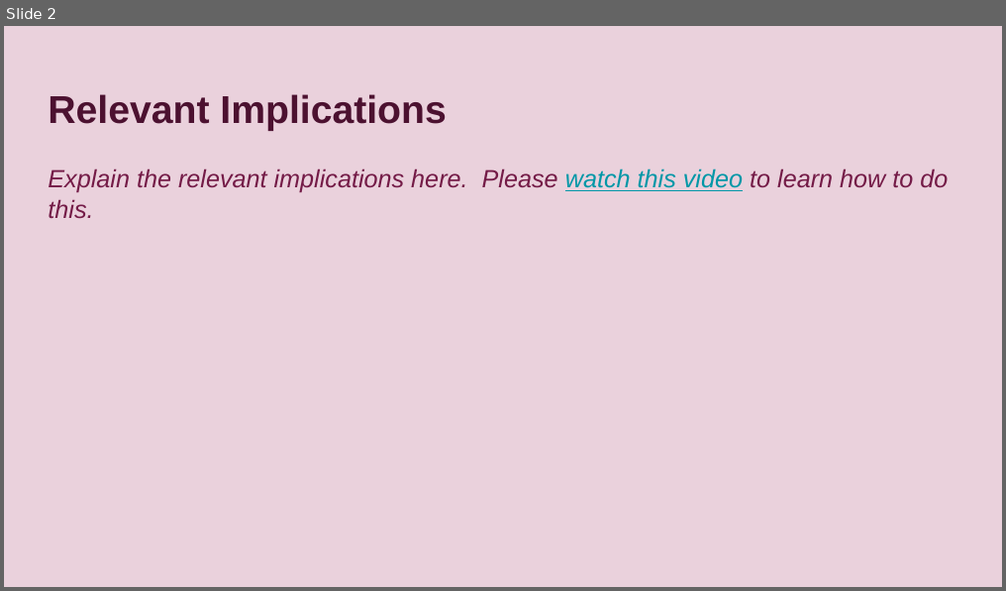
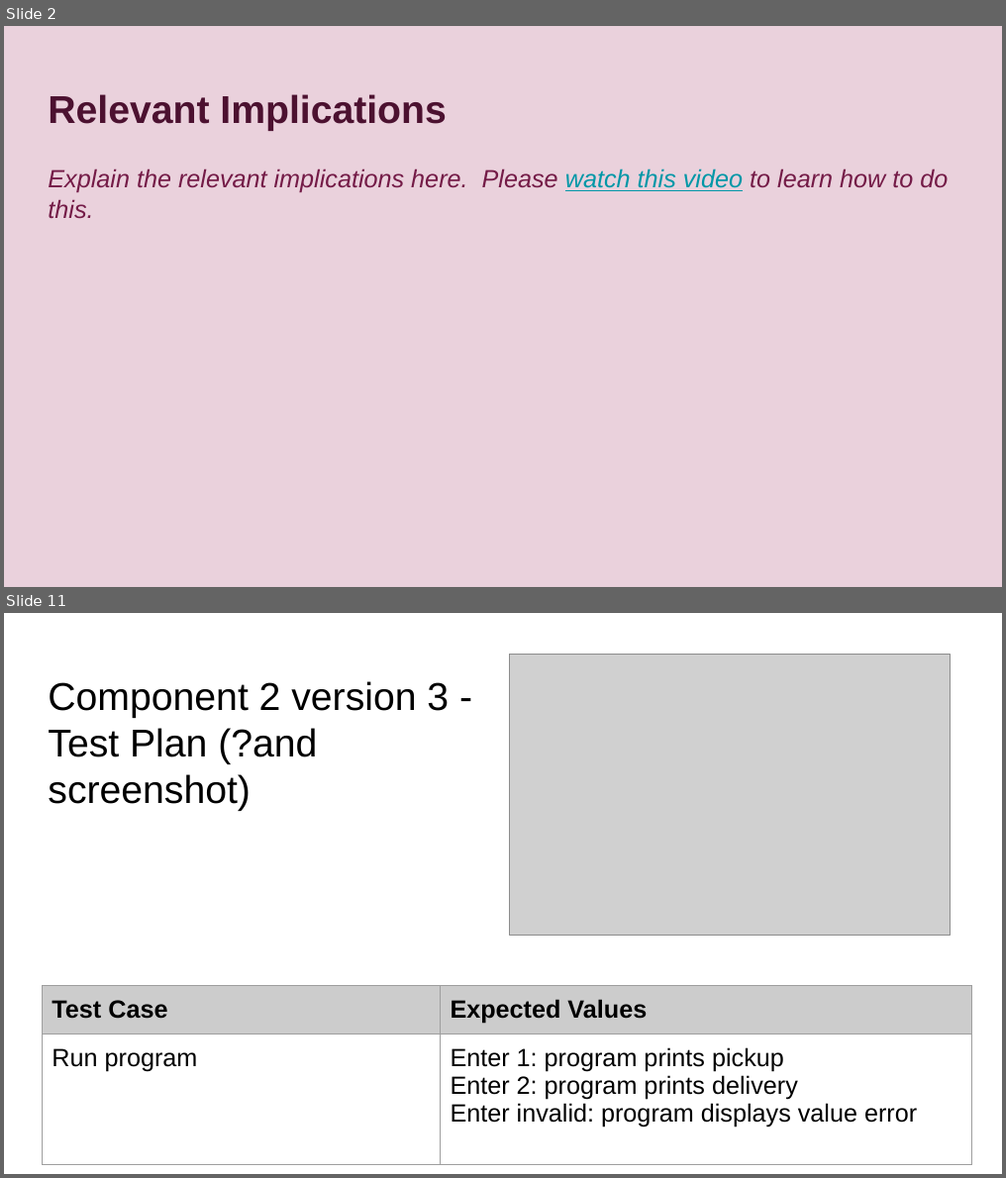
Before and after one commit to LaurenceStewart/Pizza_Bot, a slide deck: 022_91893+_+91897+Documentation.pptx. Shown one above the other, each under a label of ours: slide 2 before the commit, slides 2 and 11 after it; the slides between them are not shown. The pictures are 1006x591 and 1006x1178 pixels, drawn with LibreOffice and Linux fonts; fonts in the diff are those of the drawing; grey boxes stand for pictures. Boxes give left, top, right and bottom in pixels: in the first picture for what was removed or moved away, otherwise in the second. Text is boxed around its words. In the diff, an @@ line names an element or a change of style, - is before the commit and + after.

```diff
--- a/022_91893+_+91897+Documentation.pptx
+++ b/022_91893+_+91897+Documentation.pptx
@@ slide 11 added at box(4, 613, 1002, 1174), background #FFFFFF @@
@@ picture added at box(509, 654, 950, 936) @@
@@ title added at box(48, 681, 449, 811), 28 pt, text #000000 @@
+Component 2 version 3 - Test Plan (?and screenshot)
@@ table added at box(42, 986, 972, 1166), 2 rows, 2 columns @@
+Test Case | Expected Values
+Run program | Enter 1: program prints pickup / Enter 2: program prints delivery / Enter invalid: program displays value error
```
Also in this commit, not shown: 3 slides changed, 39 other slides added, 1 slide removed, 3 other files.
